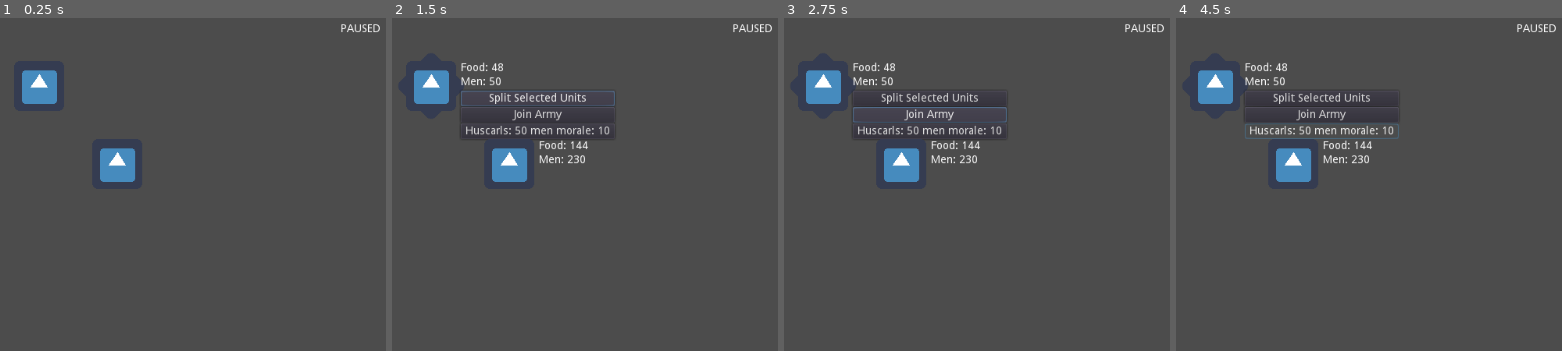
Above: before the commit, frames 1-4 (left to right).
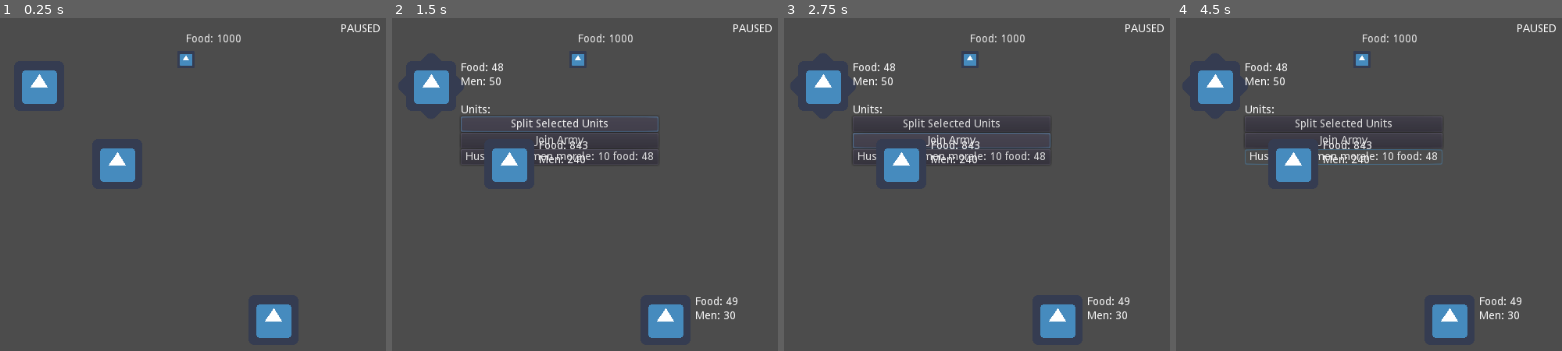
Above: after the commit, the same moments.

Repository: The-Churrosaur/Fimbulvinter-HAGJ-4
Game: Godot game, scene res://main.tscn
Same seed, same stepped clock (60 frames per second), same inputs: the game is played once before the commit and once after it. The engine's default icon, where the game draws it, is replaced by a stand-in: a white triangle on a blue panel in a dark square.
Inputs (mouse positions are in pixels of both pictures, inside the frame that each line leads up to):
- Up to frame 1 (0.25 s): no input
- Up to frame 2 (1.5 s): tap Enter (ui_accept) at 0.5, 0.77 s; move the mouse to (430, 84) at 0.52 s; press the mouse at (430, 84) at 0.53 s; release the mouse at (430, 84) at 1.25 s; click "Split Selected Units" at 1.25 s
- Up to frame 3 (2.75 s): click "Join Army" at 2 s
- Up to frame 4 (4.5 s): click "Huscarls: 50 men morale: 10" (after the commit: "Huscarls: 50 men morale: 10 f…") at 2.75 s; click "Split Selected Units" at 3.5 s; click "Huscarls: 50 men morale: 10" (after the commit: "Huscarls: 50 men morale: 10 f…") at 4.25 s

The runs differ from the first frame. In frame 1, 1.2% of the frame differs, in the area x 46-76%, y 4-97%; in frame 2, 4.3%; in frame 3, 4.1%; in frame 4, 4.4%, in the area x 17-90%, y 4-97%.

Commit message:
army speed based on size, fixed leaving combat

Diff:
--- a/armies/army_base.gd
+++ b/armies/army_base.gd
@@ -2,10 +2,16 @@
 extends KinematicBody2D
 
 onready var select_area = $SelectionArea
+onready var contact_area = $ContactArea
+onready var detection_area = $DetectionArea
+
 onready var level = get_node("/root/LevelManager").current_level
 #onready var hud_controller = level.hud_controller
 #onready var map_manager = level.map_manager
 #onready var army_manager = map_manager.army_manager
+
+onready var enemy = false
+onready var faction = army_manager.FACTIONS.PLAYER
 
 # temp hud elements
 onready var ui = $UI
@@ -15,6 +21,8 @@
 onready var units_vbox = $UI/VBoxContainer/Units
 onready var split_button = $UI/VBoxContainer/Units/SplitButton
 onready var join_button = $UI/VBoxContainer/Units/JoinButton
+onready var info_label = $UI/VBoxContainer/InfoLabel
+onready var rout_ui = $UI/RoutUI
 
 onready var nav_line = $NavLine
 
@@ -32,12 +40,18 @@
 # map movement
 
 var velocity = 100 # sec
-var target : Vector2 = global_position
+var target = global_position
 var position_error = 5 # pixels from target
 
 # hunger
 
 var starving = false
+
+# war
+
+var engaged = false
+var combat
+var routing = false
 
 func _ready():
 	# might not actually be necessary
@@ -54,21 +68,57 @@
 	map_manager.connect("pause", self, "on_pause")
 	map_manager.connect("play", self, "on_play")
 
+	contact_area.connect("area_entered", self, "on_contact_area")
+
 func _physics_process(delta):
 	if map_manager != null and !map_manager.is_paused:
-		move(delta)
+
 		food_label.text = "Food: " + String(int(get_total_food()))
 		pop_label.text = "Men: " + String(get_manpower())
 		check_starving()
 
+		# not in combat:
+		if !engaged:
+			velocity = get_speed()
+			move(delta)
+			distribute_wagons()
+
+		# in combat
+		else:
+			deal_damage(delta)
+
+		handle_routing()
+
+func get_speed() -> float:
+	return 50 * 100 / max(get_manpower(), 30)
+
 func move(delta):
+
+	if target == null : return
+
 	var facing = target - global_position
 	# anti-jitter
-	if facing.length_squared() < position_error * position_error: return
+	if facing.length_squared() < position_error * position_error:
+		target = null
+		reached_target()
+		return
 	var movement = facing.normalized() * velocity * delta
 	move_and_collide(movement)
 
 	nav_line.set_point_position(1, nav_line.to_local(target))
+
+func reached_target():
+#	print(self, "reached target")
+	if routing:
+		panic_move()
+
+func panic_move():
+	set_target(global_position + Vector2(100,0).rotated(rand_range(0, 2*PI)))
+
+# global
+func move_away(pos):
+	var away = global_position - pos
+	set_target(global_position + away)
 
 func check_starving():
 	for unit in units.values():
@@ -79,14 +129,6 @@
 
 # creation deletion ==========
 
-func remove_army() -> bool:
-
-	if !units.empty() : return false
-
-	army_manager.delist_army(self)
-	queue_free()
-	return true
-
 # map pause ==========
 
 func on_pause():
@@ -156,6 +198,11 @@
 	for unit in units.values():
 		food += unit.food
 	return food
+
+func get_routing() -> bool:
+	for unit in units.values():
+		if unit.routing: return true
+	return false
 
 func add_unit(unit):
 	print("unit: ", unit, ", ", unit.unit_id, " added to army: ", name)
@@ -177,6 +224,13 @@
 		ui.get_parent().remove_child(ui)
 	print("unit removed: ", unit, " id: ", unit.unit_id)
 
+	# if no units, break contact, disband army
+
+	if units.size() <= 0:
+		print("disbanding army: ", name)
+		if engaged: army_manager.leave_combat(self, combat)
+		army_manager.remove_army(self)
+
 func move_unit_to(unit, army):
 	remove_unit(unit)
 	army.add_unit(unit)
@@ -186,7 +240,12 @@
 	# fails to split no unit
 	if unit == null: return self
 
-	var army = army_manager.spawn_army(global_position + Vector2(100,0))
+	var army
+	if enemy == true:
+		army = army_manager.spawn_enemy_army(global_position + Vector2(100,0))
+	else:
+		army = army_manager.spawn_player_army(global_position + Vector2(100,0))
+
 	move_unit_to(unit, army)
 	return army
 
@@ -197,7 +256,12 @@
 	# fails to split no units
 	if leaving_units.size() == 0: return self
 
-	var army = army_manager.spawn_army(global_position + Vector2(100,0))
+	var army
+	if enemy == true:
+		army = army_manager.spawn_enemy_army(global_position + Vector2(100,0))
+	else:
+		army = army_manager.spawn_player_army(global_position + Vector2(100,0))
+
 	for unit in leaving_units:
 		move_unit_to(unit, army)
 	return army
@@ -205,4 +269,86 @@
 func join_army(army):
 	for unit in units.values():
 		move_unit_to(unit, army)
-	remove_army()
+	army_manager.remove_army(self)
+
+# food management ==========
+
+func distribute_wagons():
+
+	# todo ew
+	var wagons = []
+	for unit in units.values():
+		if unit.is_in_group("Wagon") && unit.sharing_enabled:
+			wagons.append(unit)
+
+	if wagons.size() <= 0 : return
+
+	for unit in units.values():
+		if !unit.is_in_group("Wagon"):
+			var rand_wagon = wagons[randi() % wagons.size()]
+			rand_wagon.resupply(unit)
+
+# returns leftover
+func distribute_food(food) -> int:
+	for unit in units.values():
+		food = unit.set_food(unit.food + food)
+	return food
+
+# contact and combat ==========
+
+# calls manager
+func on_contact_area(area):
+	if area.is_in_group("ArmyArea"):
+		print("contact area hit: ", area, contact_area)
+		var army = area.army
+		if !engaged and army.faction != faction:
+			print("combat starting")
+			army_manager.start_combat(self, army)
+
+#todo
+func on_contact_area_exited(area):
+	if area.is_in_group("ArmyArea") and engaged == true:
+		for army in combat.belligerents:
+			if area.army == army:
+				pass
+
+# called by manager
+func start_combat(combat):
+	info_label.text = "Engaged in combat"
+	self.combat = combat
+	engaged = true
+
+func end_combat(combat):
+	self.combat = null
+	engaged = false
+	print("ending combat: ", self)
+	info_label.text = " "
+
+# fight
+func deal_damage(delta):
+
+	if engaged == false or combat == null: return
+
+	# get enemy units
+	var enemy_units = []
+	for army in combat.belligerents:
+		if army != null && army.faction != faction:
+			for unit in army.units.values():
+				enemy_units.append(unit)
+
+	if enemy_units.size() <= 0: return
+
+	# each unit damages a random enemy unnit
+	for unit in units.values():
+		var rand_enemy = enemy_units[randi() % enemy_units.size()]
+		rand_enemy.deal_damage(unit.get_dps() * delta)
+		if !engaged : return
+
+func handle_routing():
+	routing = get_routing()
+	if routing:
+		rout_ui.visible = true
+	else:
+		rout_ui.visible = false
+
+# detection ==========
--- a/armies/army_base.tscn
+++ b/armies/army_base.tscn
@@ -1,14 +1,25 @@
-[gd_scene load_steps=5 format=2]
+[gd_scene load_steps=9 format=2]
 
 [ext_resource path="res://armies/army_base.gd" type="Script" id=1]
 [ext_resource path="res://icon.png" type="Texture" id=2]
+[ext_resource path="res://armies/contact_area.gd" type="Script" id=3]
+[ext_resource path="res://utils/flash_sprite.gd" type="Script" id=4]
 
 [sub_resource type="CircleShape2D" id=1]
 
 [sub_resource type="RectangleShape2D" id=2]
 extents = Vector2( 32, 32 )
 
-[node name="Army" type="KinematicBody2D"]
+[sub_resource type="RectangleShape2D" id=3]
+extents = Vector2( 50, 50 )
+
+[sub_resource type="CircleShape2D" id=4]
+radius = 150.0
+
+[node name="Army" type="KinematicBody2D" groups=[
+"Army",
+]]
+collision_layer = 2
 script = ExtResource( 1 )
 
 [node name="CollisionShape2D" type="CollisionShape2D" parent="."]
@@ -61,29 +72,61 @@
 margin_bottom = 50.0
 text = "STARVING"
 
+[node name="InfoLabel" type="Label" parent="UI/VBoxContainer"]
+margin_top = 36.0
+margin_right = 40.0
+margin_bottom = 50.0
+
 [node name="Units" type="VBoxContainer" parent="UI/VBoxContainer"]
 visible = false
 margin_top = 36.0
 margin_right = 137.0
-margin_bottom = 77.0
+margin_bottom = 107.0
 mouse_filter = 2
 custom_constants/separation = 1
 
 [node name="Label" type="Label" parent="UI/VBoxContainer/Units"]
-visible = false
 margin_right = 137.0
 margin_bottom = 14.0
 text = "Units:"
 
 [node name="SplitButton" type="Button" parent="UI/VBoxContainer/Units"]
+margin_top = 30.0
 margin_right = 137.0
-margin_bottom = 20.0
+margin_bottom = 50.0
 text = "Split Selected Units"
 
 [node name="JoinButton" type="Button" parent="UI/VBoxContainer/Units"]
-margin_top = 21.0
+margin_top = 51.0
 margin_right = 137.0
-margin_bottom = 41.0
+margin_bottom = 71.0
 text = "Join Army"
 
+[node name="RoutUI" type="Control" parent="UI"]
+visible = false
+margin_right = 40.0
+margin_bottom = 40.0
+__meta__ = {
+"_edit_use_anchors_": false
+}
+
+[node name="RoutSprite" type="Sprite" parent="UI/RoutUI"]
+visible = false
+scale = Vector2( 1.5, 1.5 )
+texture = ExtResource( 2 )
+script = ExtResource( 4 )
+
 [node name="NavLine" type="Line2D" parent="."]
+
+[node name="ContactArea" type="Area2D" parent="." groups=[
+"ArmyArea",
+]]
+script = ExtResource( 3 )
+
+[node name="CollisionShape2D" type="CollisionShape2D" parent="ContactArea"]
+shape = SubResource( 3 )
+
+[node name="DetectionArea" type="Area2D" parent="."]
+
+[node name="CollisionShape2D" type="CollisionShape2D" parent="DetectionArea"]
+shape = SubResource( 4 )
--- /dev/null
+++ b/armies/army_enemy.gd
@@ -0,0 +1,6 @@
+class_name ArmyEnemy
+extends ArmyBase
+
+func _ready():
+	enemy = true
+	faction = army_manager.FACTIONS.ENEMY1
--- /dev/null
+++ b/armies/army_enemy.tscn
@@ -0,0 +1,9 @@
+[gd_scene load_steps=3 format=2]
+
+[ext_resource path="res://armies/army_base.tscn" type="PackedScene" id=1]
+[ext_resource path="res://armies/army_enemy.gd" type="Script" id=2]
+
+[node name="ArmyEnemy" groups=[
+"Enemy",
+] instance=ExtResource( 1 )]
+script = ExtResource( 2 )
--- /dev/null
+++ b/armies/contact_area.gd
@@ -0,0 +1,3 @@
+extends Area2D
+
+onready var army = get_parent()
--- a/armies/unit_base.gd
+++ b/armies/unit_base.gd
@@ -4,8 +4,12 @@
 export var manpower = 50
 
 export var max_food = 100
+export var starting_food = 50
 export var consumption_rate : float = 0.1 # food per man per second
 export var starve_chance : float = 0.001 # chance of death per man per second
+
+export var man_hp : float = 10 # damage needed to kill a soldier
+export var man_dps : float = 1 # damage output by each soldier # sec
 
 export var morale_stat : float = 10 # unit routs at zero
 export var morale_death_shock : float = 5
@@ -35,13 +39,17 @@
 
 # food
 
-var food = 50
-var starving = false
+onready var food = starting_food
+onready var starving = false
 
 # morale
 
 var morale = morale_stat
 var routing = false
+
+# war
+
+var current_damage : float = 0
 
 signal manpower_changed(new_manpower)
 
@@ -70,12 +78,19 @@
 
 	if manpower <= 0:
 		manpower = 0
+		unit_depleted()
 
 	emit_signal("manpower_changed", manpower)
 	update_label()
 
 func on_deaths(deaths):
 	death_morale(deaths)
+
+func unit_depleted():
+	# temp
+	print("unit is depleted, deleting: ", self, self.name)
+	army.remove_unit(self)
+	army_manager.delete_unit(self)
 
 # food ==========
 
@@ -89,7 +104,7 @@
 
 	if amount > max_food:
 		food = max_food
-		leftover = food - max_food
+		leftover = amount - max_food
 	elif amount < 0:
 		food = 0
 		leftover = 0
@@ -104,6 +119,22 @@
 	var chance = manpower * starve_chance * delta
 	if randf() <= chance:
 		set_manpower(manpower - 1)
+
+# combat ==========
+
+func deal_damage(damage):
+	# deaths
+	var deaths = int(damage / man_hp)
+	set_manpower(manpower - deaths)
+	# add remainder
+	current_damage += damage / man_hp - deaths
+	# change
+	if current_damage >= man_hp:
+		current_damage = current_damage - man_hp
+		set_manpower(manpower - 1)
+
+func get_dps() -> float:
+	return man_dps * manpower
 
 # morale ==========
 
@@ -133,7 +164,10 @@
 
 func on_rout():
 	print("unit: ", name, " id: ", unit_id, " is routing!")
-	army.split_unit(self)
+	var new_army = army.split_unit(self)
+
+	# flee randomly
+	new_army.set_target(new_army.global_position + Vector2(100,0).rotated(randf()))
 
 # ui and selection ==========
 
@@ -152,4 +186,5 @@
 func update_label():
 	var string = name + ": " + String(manpower) + " men"
 	string += " morale: " + String(int(morale))
+	string += " food: " + String(int(food))
 	unit_label.text = string
--- /dev/null
+++ b/armies/units/unit_food_wagon.gd
@@ -0,0 +1,9 @@
+class_name UnitFoodWagon
+extends UnitBase
+
+var sharing_enabled = true
+
+func resupply(unit):
+#	print("wagon resupplying: ", name, unit.name)
+	var leftover = unit.set_food(unit.food + food)
+	set_food(leftover)
--- /dev/null
+++ b/armies/units/unit_food_wagon.tscn
@@ -0,0 +1,11 @@
+[gd_scene load_steps=3 format=2]
+
+[ext_resource path="res://armies/unit_base.tscn" type="PackedScene" id=1]
+[ext_resource path="res://armies/units/unit_food_wagon.gd" type="Script" id=2]
+
+[node name="UnitFoodWagon" groups=[
+"Wagon",
+] instance=ExtResource( 1 )]
+script = ExtResource( 2 )
+max_food = 1000
+starting_food = 700
--- /dev/null
+++ b/environment/food_pickup.tscn
@@ -0,0 +1,33 @@
+[gd_scene load_steps=3 format=2]
+
+[ext_resource path="res://environment/pickup.tscn" type="PackedScene" id=1]
+[ext_resource path="res://food_pickup.gd" type="Script" id=2]
+
+[node name="FoodPickup" instance=ExtResource( 1 )]
+script = ExtResource( 2 )
+
+[node name="CenterContainer" type="CenterContainer" parent="." index="2"]
+margin_top = -33.0
+margin_bottom = -19.0
+__meta__ = {
+"_edit_use_anchors_": false
+}
+
+[node name="Label" type="Label" parent="CenterContainer" index="0"]
+margin_right = 38.0
+margin_bottom = 14.0
+text = "sdfdsf"
+align = 1
+__meta__ = {
+"_edit_use_anchors_": false
+}
+
+[node name="Particles" type="CPUParticles2D" parent="." index="3"]
+emitting = false
+amount = 20
+one_shot = true
+explosiveness = 0.17
+emission_shape = 1
+emission_sphere_radius = 26.46
+spread = 36.77
+scale_amount = 10.0
--- /dev/null
+++ b/environment/pickup.gd
@@ -0,0 +1,13 @@
+class_name Pickup
+extends Area2D
+
+func _ready():
+	connect("body_entered", self, "on_body_entered")
+
+func on_body_entered(body):
+	if body.is_in_group("Army"):
+		pick_up(body)
+
+func pick_up(army):
+	army.distribute_food(100)
+	queue_free()
--- /dev/null
+++ b/environment/pickup.tscn
@@ -0,0 +1,17 @@
+[gd_scene load_steps=4 format=2]
+
+[ext_resource path="res://environment/pickup.gd" type="Script" id=1]
+[ext_resource path="res://icon.png" type="Texture" id=2]
+
+[sub_resource type="CircleShape2D" id=1]
+radius = 15.0
+
+[node name="Pickup" type="Area2D"]
+script = ExtResource( 1 )
+
+[node name="CollisionShape2D" type="CollisionShape2D" parent="."]
+shape = SubResource( 1 )
+
+[node name="Sprite" type="Sprite" parent="."]
+scale = Vector2( 0.355469, 0.355469 )
+texture = ExtResource( 2 )
--- /dev/null
+++ b/food_pickup.gd
@@ -0,0 +1,17 @@
+extends Pickup
+
+export var food = 100
+
+onready var label = $CenterContainer/Label
+onready var particles = $Particles
+
+func _ready():
+	call_deferred("update_label")
+
+func pick_up(army):
+	food = army.distribute_food(food)
+	update_label()
+	particles.emitting = true
+
+func update_label():
+	label.text = "Food: " + String(int(food))
--- a/levels/test_scene.gd
+++ b/levels/test_scene.gd
@@ -10,8 +10,8 @@
 	# TODO - this is not earlier than some calls to get level
 
 	# test
-	var army1 = army_manager.spawn_army(Vector2(100,100))
-	var army2 = army_manager.spawn_army(Vector2(200,200))
+	var army1 = army_manager.spawn_player_army(Vector2(100,100))
+	var army2 = army_manager.spawn_player_army(Vector2(200,200))
 
 	var unit1 = army_manager.spawn_unit(50, "Huscarls")
 	var unit2 = army_manager.spawn_unit(100, "Peasants")
@@ -22,3 +22,16 @@
 	army2.add_unit(unit2)
 	army2.add_unit(unit3)
 	army2.add_unit(unit4)
+
+	# enemies
+	var enemy1 = army_manager.spawn_enemy_army(Vector2(400,400))
+	var eunit4 = army_manager.spawn_unit(30, "Levy")
+	enemy1.add_unit(eunit4)
+
+	# wagons
+	var wagon = army_manager.spawn_unit(10, "Wagons", "res://armies/units/unit_food_wagon.tscn")
+	army2.add_unit(wagon)
+
+	# test damage
+#	unit2.deal_damage(540.3)
+#	print("unit 2 remaining damage: ", unit2.current_damage)
--- a/levels/test_scene.tscn
+++ b/levels/test_scene.tscn
@@ -1,8 +1,9 @@
-[gd_scene load_steps=4 format=2]
+[gd_scene load_steps=5 format=2]
 
 [ext_resource path="res://levels/test_scene.gd" type="Script" id=1]
 [ext_resource path="res://map/hud_controller.tscn" type="PackedScene" id=2]
 [ext_resource path="res://map/map_manager.tscn" type="PackedScene" id=3]
+[ext_resource path="res://environment/food_pickup.tscn" type="PackedScene" id=4]
 
 [node name="Node2D" type="Node2D"]
 script = ExtResource( 1 )
@@ -11,3 +12,7 @@
 map_manager_path = NodePath("../MapManager")
 
 [node name="MapManager" parent="." instance=ExtResource( 3 )]
+
+[node name="FoodPickup" parent="." instance=ExtResource( 4 )]
+position = Vector2( 287.882, 66.0712 )
+food = 1000
--- a/map/army_manager.gd
+++ b/map/army_manager.gd
@@ -1,8 +1,12 @@
 class_name ArmyManager
 extends Node
 
+enum FACTIONS {PLAYER, ENEMY1, ENEMY2}
+signal unit_deleted(unit)
+
 export var army_template : PackedScene = preload("res://armies/army_base.tscn")
 export var unit_template : PackedScene = preload("res://armies/unit_base.tscn")
+export var enemy_army_template : PackedScene = preload("res://armies/army_enemy.tscn")
 export var army_spawn_path : NodePath = "../../" # path of parent
 export var hud_controller_path : NodePath = "../../HudController"
 export var map_manager_path : NodePath = "../"
@@ -22,10 +26,19 @@
 var unit_counter = 0 # same
 var units = {}
 
+# keeps track of and manages combats
+# combats are organized as an array of combat objects
+var combats = []
+
 # army management ==========
 
-func spawn_army(pos):
-	var army = army_template.instance()
+func spawn_player_army(pos):
+	return setup_army(army_template.instance(), pos)
+
+func spawn_enemy_army(pos):
+	return setup_army(enemy_army_template.instance(), pos)
+
+func setup_army(army, pos):
 
 	# set id
 	army.army_id = army_counter
@@ -46,27 +59,35 @@
 	return army
 
 func remove_army(army):
-	army.remove_army()
 
-# only call if you're sure, preferred call delete on army
-func delist_army(army):
+	if army.units.size() > 0: return false
+	if army.engaged : leave_combat(army, army.combat)
+
 	if armies.has(army.army_id):
-		print("removing army: ", army.name, " id: ", army.army_id)
+		print("removing army: ", army, " id: ", army.army_id)
 		armies.erase(army.army_id)
 	else:
 		print("army manager: army: ", army.name, " id: ", army.army_id)
 		print("could not be deleted")
+		return false
+
+	army.queue_free()
+	return true
 
 # unit management ==========
+func spawn_unit(unit_manpower, unit_name, path = null):
 
-func spawn_unit(pop, unit_name):
-	var unit = unit_template.instance()
+	var unit
+	if path != null:
+		unit = load(path).instance()
+	else:
+		unit = unit_template.instance()
 
 	unit.unit_id = unit_counter
 	unit_counter += 1
 	units[unit.unit_id] = unit
 
-	unit.manpower = pop
+	unit.manpower = unit_manpower
 	unit.name = unit_name
 
 	# dependency injection
@@ -83,3 +104,67 @@
 	var army = armies[army_id]
 	var unit = units[unit_id]
 	army.add_unit(unit)
+
+func delete_unit(unit):
+	emit_signal("unit_deleted", unit)
+	units.erase(unit)
+	if unit.get_parent():
+		unit.get_parent().remove_child(unit)
+
+# combat supervisor ==========
+
+func start_combat(army1, army2):
+
+	if army1.engaged:
+		enter_combat(army2, army1.combat)
+	elif army2.engaged:
+		enter_combat(army1, army2.combat)
+	else:
+		var combat = Combat.new()
+		combats.append(combat)
+		combat.belligerents.append(army1)
+		combat.belligerents.append(army2)
+		print("new combat: ", combat.belligerents)
+
+		army1.start_combat(combat)
+		army2.start_combat(combat)
+
+func enter_combat(army, combat):
+	combat.belligerents.append(army)
+	army.start_combat(combat)
+	print("army entered combat: ", combat.belligerents)
+
+# disengages given army
+func leave_combat(army, combat):
+	print("leaving combat: ", army)
+	combat.belligerents.erase(army)
+	army.end_combat(combat)
+
+	if !combat_valid(combat):
+		end_combat(combat)
+
+	# check if combat is still valid
+func combat_valid(combat) -> bool:
+	var faction = null
+	for army in combat.belligerents:
+		if faction != null and faction != army.faction:
+			print("combat valid: ", combat.belligerents)
+			return true
+		faction = army.faction
+
+	# fallthrough
+	print("combat invalid: ", combat.belligerents)
+	return false
+
+# ends combat
+func end_combat(combat):
+
+	print("manager ending combat: ", combat.belligerents)
+
+	# to avoid mid-loop deletion
+	var armies = combat.belligerents.duplicate()
+	for army in armies:
+		print(army)
+		leave_combat(army, combat)
+
+	combats.erase(combat)
--- /dev/null
+++ b/map/combat.gd
@@ -0,0 +1,4 @@
+class_name Combat
+extends Reference
+
+var belligerents = []
--- a/map/hud_controller.gd
+++ b/map/hud_controller.gd
@@ -32,6 +32,10 @@
 func on_army_selected(army):
 	print("controller: ", army.name, " selected")
 
+	if army.is_in_group("Enemy"):
+		print("selected army is enemy")
+		return
+
 	# deselect
 	if selected_army != null: selected_army.on_deselected()
 
--- a/project.godot
+++ b/project.godot
@@ -14,10 +14,20 @@
 "language": "GDScript",
 "path": "res://armies/army_base.gd"
 }, {
+"base": "ArmyBase",
+"class": "ArmyEnemy",
+"language": "GDScript",
+"path": "res://armies/army_enemy.gd"
+}, {
 "base": "Node",
 "class": "ArmyManager",
 "language": "GDScript",
 "path": "res://map/army_manager.gd"
+}, {
+"base": "Reference",
+"class": "Combat",
+"language": "GDScript",
+"path": "res://map/combat.gd"
 }, {
 "base": "Control",
 "class": "HudController",
@@ -29,17 +39,31 @@
 "language": "GDScript",
 "path": "res://map/map_manager.gd"
 }, {
+"base": "Area2D",
+"class": "Pickup",
+"language": "GDScript",
+"path": "res://environment/pickup.gd"
+}, {
 "base": "Node2D",
 "class": "UnitBase",
 "language": "GDScript",
 "path": "res://armies/unit_base.gd"
+}, {
+"base": "UnitBase",
+"class": "UnitFoodWagon",
+"language": "GDScript",
+"path": "res://armies/units/unit_food_wagon.gd"
 } ]
 _global_script_class_icons={
 "ArmyBase": "",
+"ArmyEnemy": "",
 "ArmyManager": "",
+"Combat": "",
 "HudController": "",
 "MapManager": "",
-"UnitBase": ""
+"Pickup": "",
+"UnitBase": "",
+"UnitFoodWagon": ""
 }
 
 [application]
--- /dev/null
+++ b/utils/flash_sprite.gd
@@ -0,0 +1,9 @@
+extends Sprite
+
+export var duration = 0.5
+
+func _ready():
+	while true:
+		yield(get_tree().create_timer(duration),"timeout")
+		if visible : visible = false
+		else: visible = true
